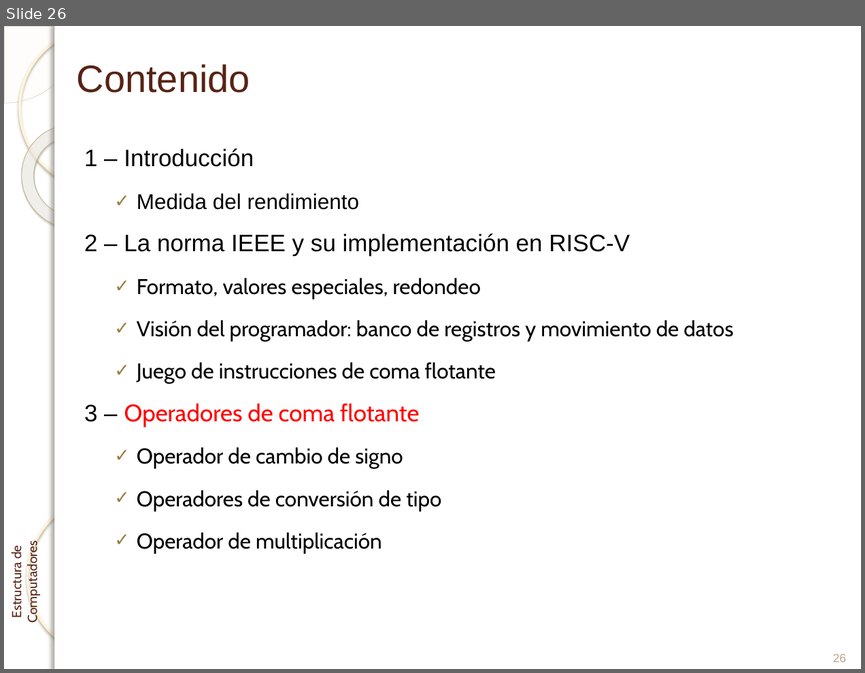
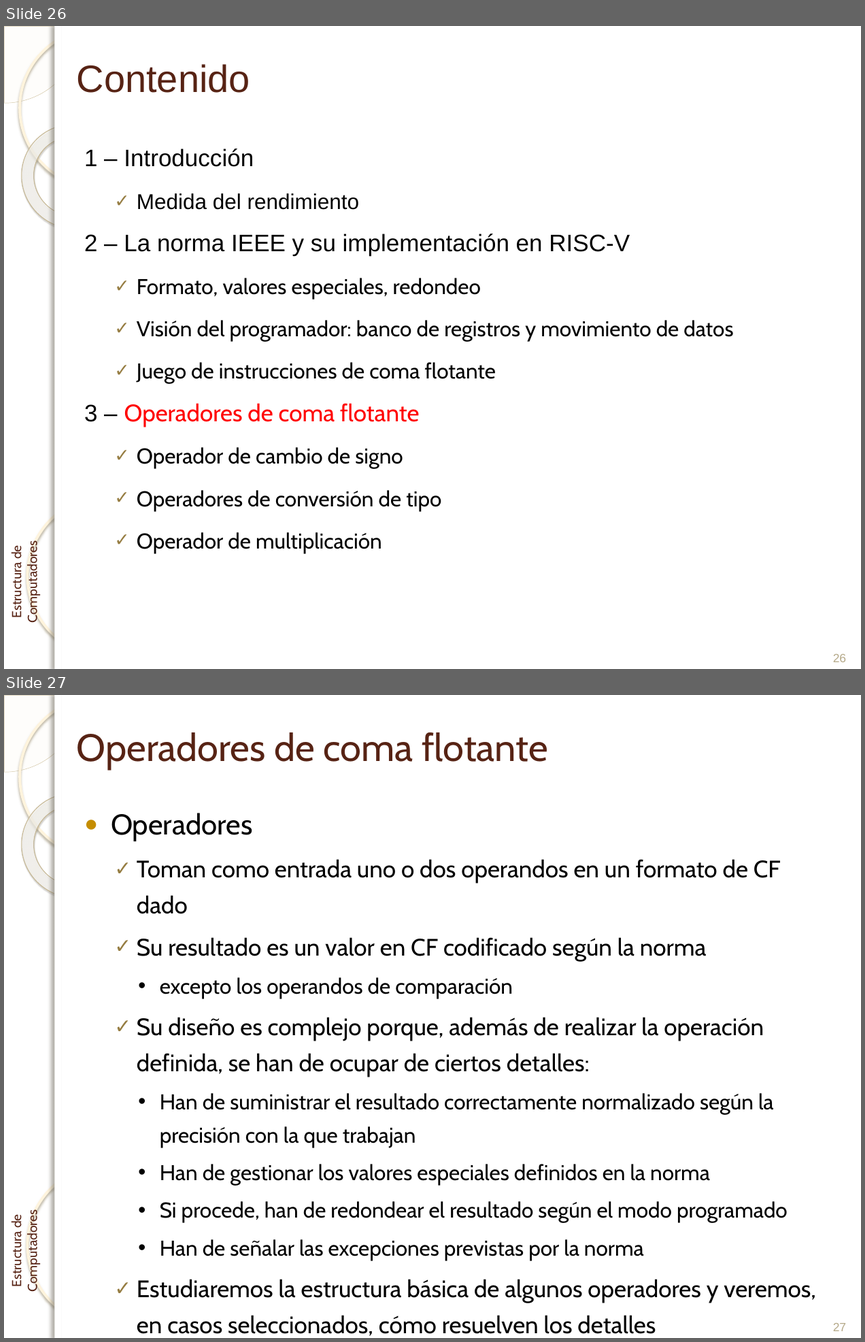
Before and after one commit to enriquesquintana/ETC, a slide deck: ETC_RISCV/Teoría/Tema 4. Aritmética de coma flotante_RISCV.pptx. Shown one above the other, each under a label of ours: slide 26 before the commit, slides 26 and 27 after it. The pictures are 865x673 and 865x1342 pixels, drawn with LibreOffice and Linux fonts; fonts in the diff are those of the drawing; background and template pictures are left out. Boxes give left, top, right and bottom in pixels: in the first picture for what was removed or moved away, otherwise in the second. Text is boxed around its words. In the diff, an @@ line names an element or a change of style, - is before the commit and + after.

```diff
--- a/ETC_RISCV/Teoría/Tema 4. Aritmética de coma flotante_RISCV.pptx
+++ b/ETC_RISCV/Teoría/Tema 4. Aritmética de coma flotante_RISCV.pptx
@@ slide 27 added at bbox=[4, 695, 861, 1338], background picture (left out); not listed: 7 template elements that a slide beside it also shows @@
@@ title added at bbox=[77, 732, 548, 770], 32 pt, text #572314 @@
+Operadores de coma flotante
@@ text added at bbox=[111, 813, 816, 1303], 20 pt, text #000000 @@
+● Operadores
+  ✓ Toman como entrada uno o dos operandos en un formato de CF dado
+  ✓ Su resultado es un valor en CF codificado según la norma
+    • excepto los operandos de comparación
+  ✓ Su diseño es complejo porque, además de realizar la operación definida, se han de ocupar de ciertos detalles:
+    • Han de suministrar el resultado correctamente normalizado según la precisión con la que trabajan
+    • Han de gestionar los valores especiales definidos en la norma
+    • Si procede, han de redondear el resultado según el modo programado
+    • Han de señalar las excepciones previstas por la norma
+  ✓ Estudiaremos la estructura básica de algunos operadores y veremos, en casos seleccionados, cómo resuelven los detalles
@@ page number added at bbox=[833, 1323, 846, 1331], 10 pt, text #B6A98A @@
+27
```
Also in this commit, not shown: 3 slides changed, 14 other slides added, 3 other files.
